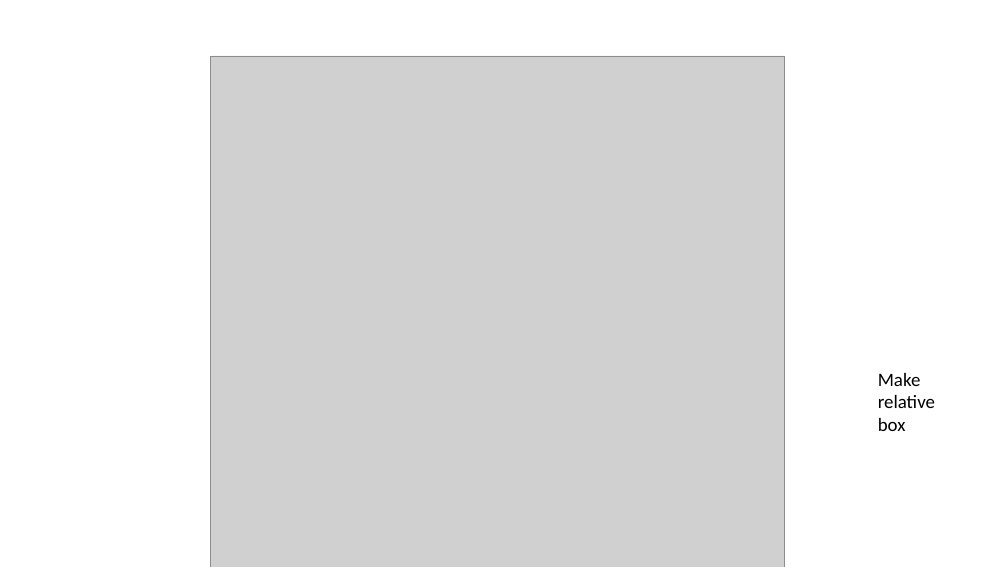
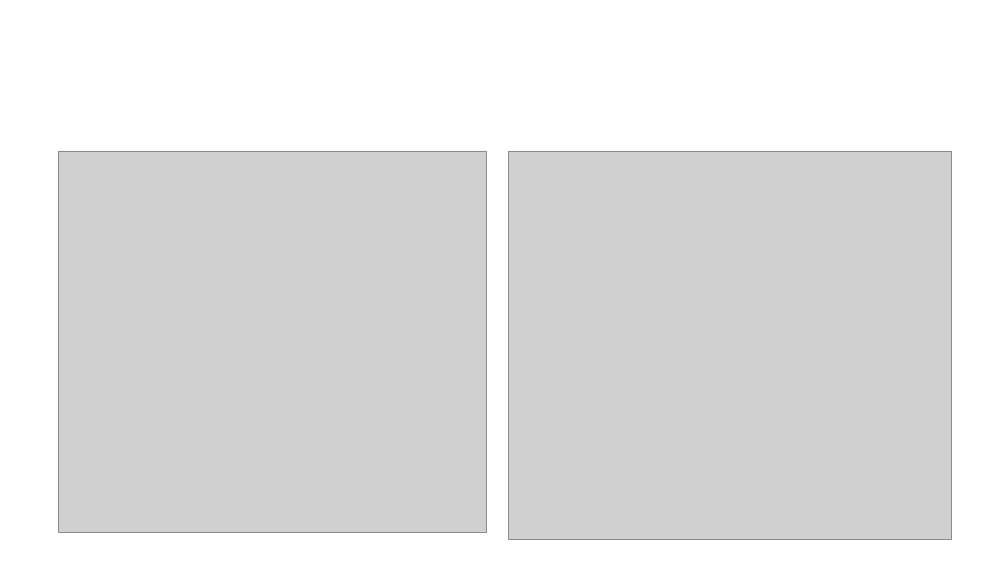
Before and after one commit to petersoapes/MLH1repo, a slide deck: slide 13 of AP_lab_meeting_9.11.19.pptx (slide 14 before the commit). Drawn at 1008x567 pixels with LibreOffice and Linux fonts; fonts in the diff are those of the drawing; grey boxes stand for pictures. Boxes give left, top, right and bottom in pixels: in the first picture for what was removed or moved away, otherwise in the second. Text is boxed around its words. In the diff, an @@ line names an element or a change of style, - is before the commit and + after.

```diff
--- a/AP_lab_meeting_9.11.19.pptx
+++ b/AP_lab_meeting_9.11.19.pptx
@@ picture: place and size @@
-picture at <box>211,56,786,567</box>
+picture at <box>58,151,487,532</box>
@@ picture added at <box>509,151,951,540</box> @@
@@ text removed at <box>878,373,935,431</box> @@
-Make relative box
```
Also in this commit, not shown: 2 other slides changed, 6 slides added, 5 slides removed.
